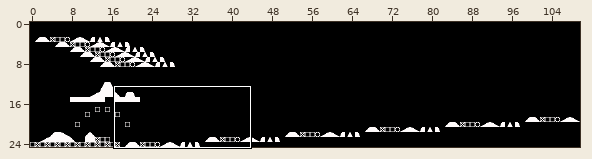
Two states of a Tiled map, resources/tile-map.tmx. The first picture is a wide view before the edit; the outline marks the close-up.
Close-up. The starting point:
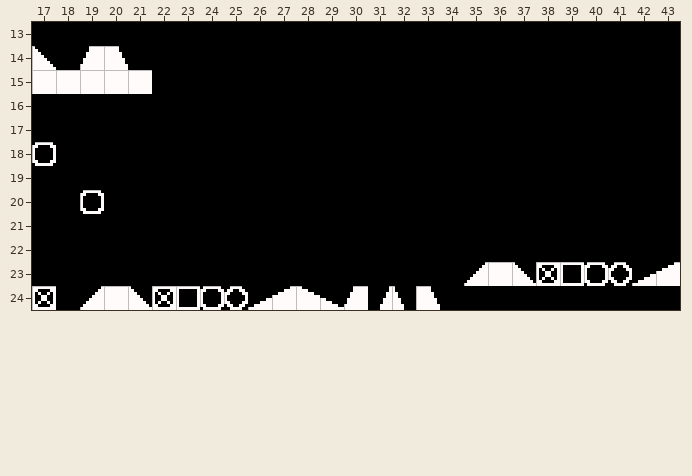
Cells are 8x8 px. Shown: x 17..43, y 13..24. The commit also changed other parts of the map, which this record leaves out.
Once edited:
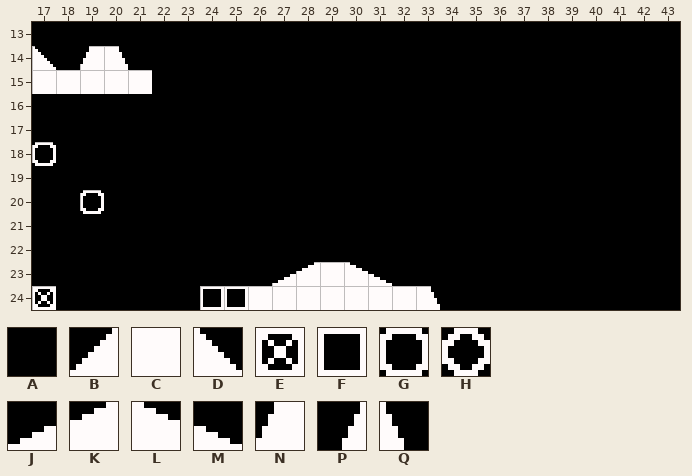
Key: from "charset-1": A 0, B 1, C 2, D 3, E 4, F 5, G 6, H 7, J 8, K 9, L 10, M 11, N 12, P 13, Q 14.
_ is an empty cell.
Changes in this commit:
Layer "Tile Layer 1":
y 23: x 27..31 AAAAA -> JKCLM; x 35..43 BCDEFGHJK -> AAAAAAAAA
y 24: x 19..32 BCDEFGHJKLMNPQ -> AAAAAFFCCCCCCC
